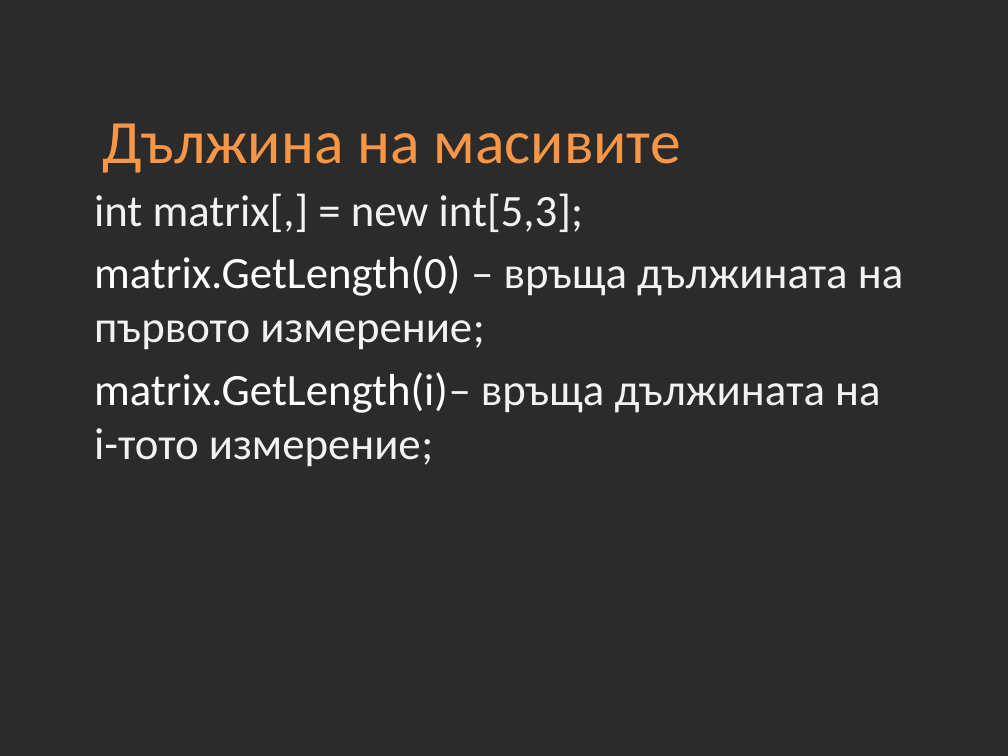
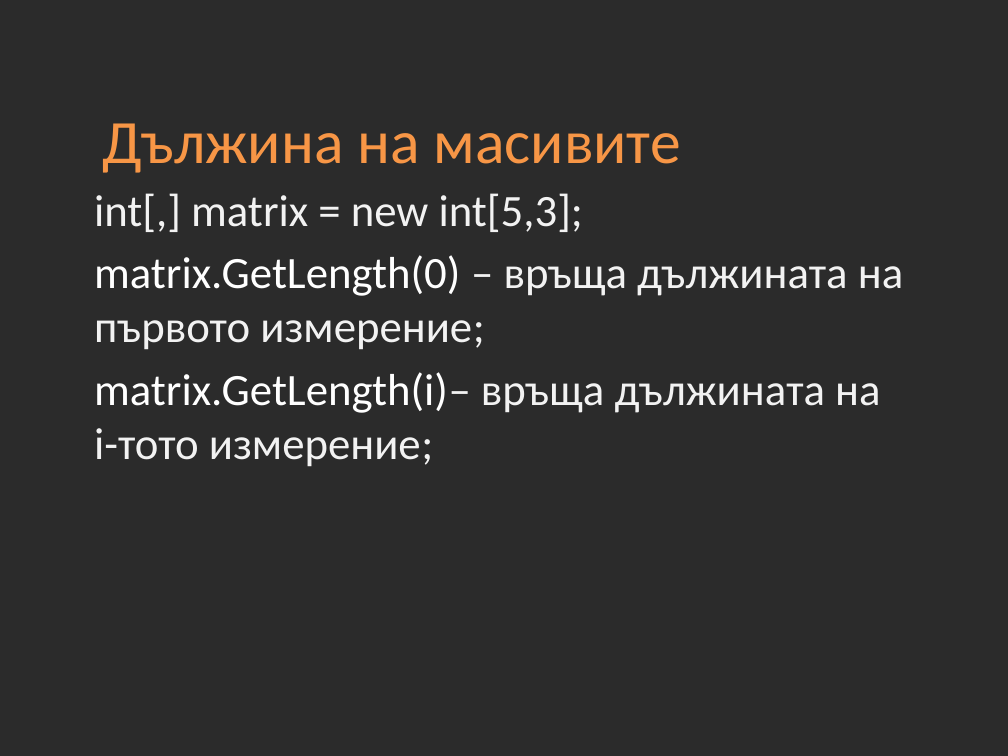
Before and after one commit to Academy-Soft-Intellect/Programming-Introduction-Course, a slide deck: slide 10 of 07-Arrays.pptx. Drawn at 1008x756 pixels with LibreOffice and Linux fonts; fonts in the diff are those of the drawing; background and template pictures are left out; a plain dark background stands for a picture behind light text. Boxes give left, top, right and bottom in pixels: in the first picture for what was removed or moved away, otherwise in the second. Text is boxed around its words. In the diff, an @@ line names an element or a change of style, - is before the commit and + after.

```diff
--- a/07-Arrays.pptx
+++ b/07-Arrays.pptx
@@ text at (94,193,583,232): text changed @@
-int matrix[,] = new int[5,3];
+int[,] matrix = new int[5,3];
```
Also in this commit, not shown: 34 other files.
